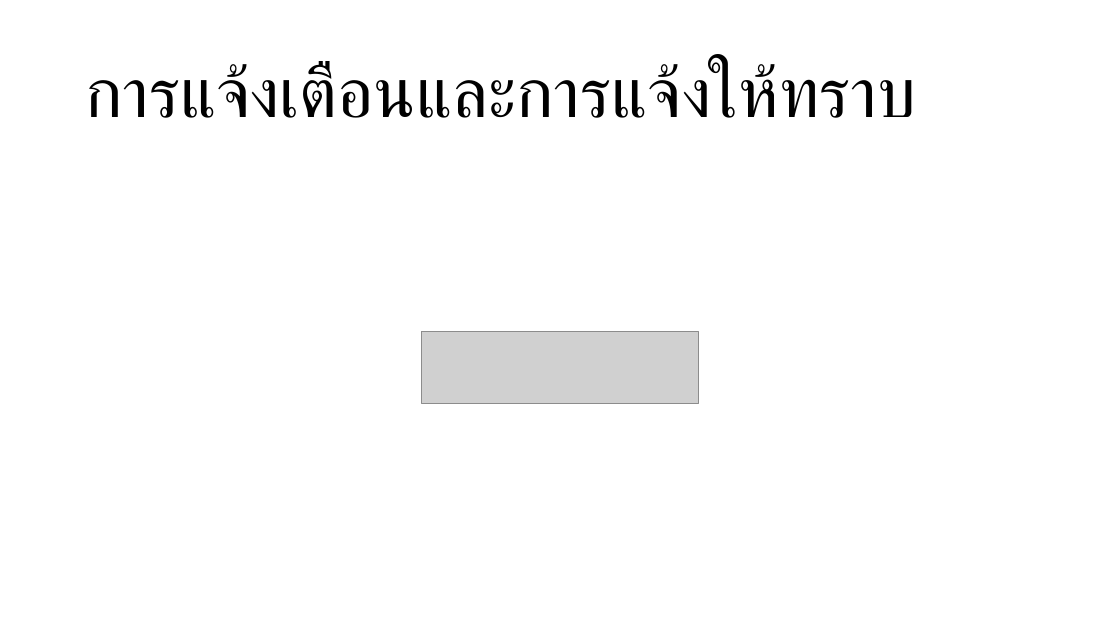
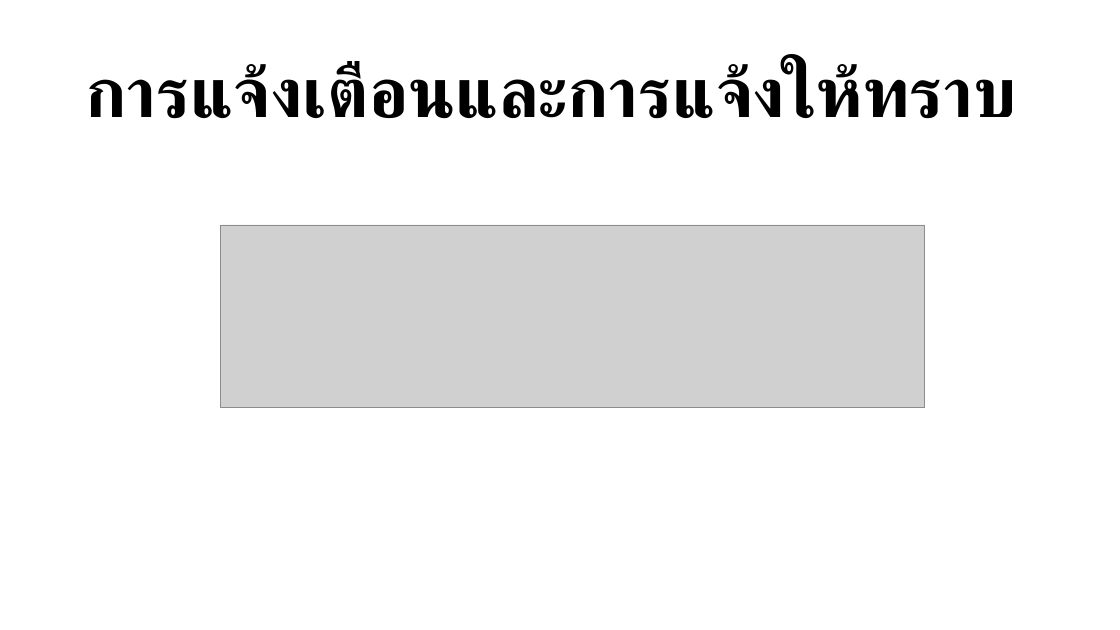
Before and after one commit to bratchasak/gcalendar, a slide deck: slide 14 of Google Calendar.pptx (slide 8 before the commit). Drawn at 1120x630 pixels with LibreOffice and Linux fonts; fonts in the diff are those of the drawing; grey boxes stand for pictures. Boxes give left, top, right and bottom in pixels: in the first picture for what was removed or moved away, otherwise in the second. Text is boxed around its words. In the diff, an @@ line names an element or a change of style, - is before the commit and + after.

```diff
--- a/Google Calendar.pptx
+++ b/Google Calendar.pptx
@@ title "การแจ้งเตือนและการแจ้งให้ทราบ" at (x1=85, y1=62, x2=1017, y2=119): bold on @@
@@ picture resized from (x1=422, y1=332, x2=698, y2=403) to (x1=221, y1=225, x2=926, y2=408) @@
```
Also in this commit, not shown: 16 other slides changed, 6 slides added, 1 other file.
